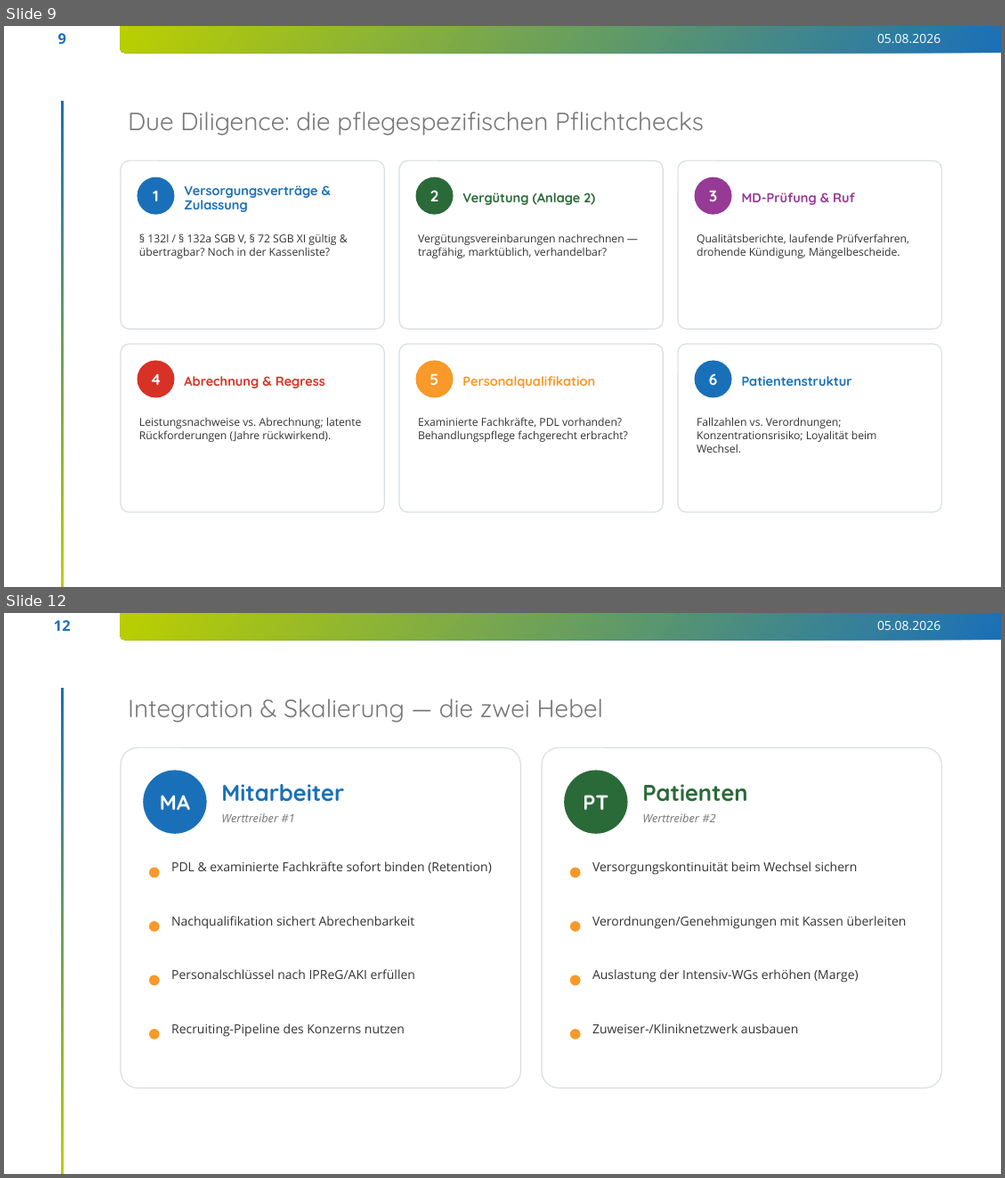
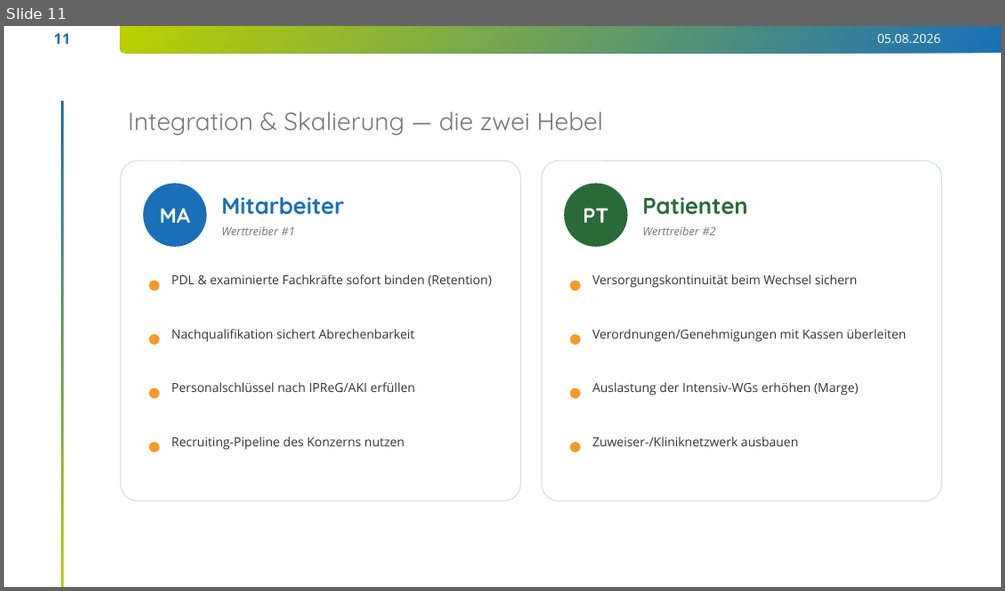
Before and after one commit to findingNemo0o0/repository, a slide deck: insolvenz-ma-pflege/InsolvenzProzess.pptx. Shown one above the other, each under a label of ours: slides 9 and 12 before the commit, slide 11 after it; the slides between them are not shown. The pictures are 1005x1178 and 1005x591 pixels, drawn with LibreOffice and Linux fonts; fonts in the diff are those of the drawing; background and template pictures are left out. Boxes give left, top, right and bottom in pixels: in the first picture for what was removed or moved away, otherwise in the second. Text is boxed around its words. In the diff, an @@ line names an element or a change of style, - is before the commit and + after.

```diff
--- a/insolvenz-ma-pflege/InsolvenzProzess.pptx
+++ b/insolvenz-ma-pflege/InsolvenzProzess.pptx
@@ slide 9 removed at box(4, 26, 1001, 587), background #FFFFFF; not listed: 4 template elements that a slide beside it also shows @@
@@ title removed at box(128, 111, 704, 135) @@
-Due Diligence: die pflegespezifischen Pflichtchecks
@@ rounded rectangle removed at box(121, 160, 385, 329) @@
@@ ellipse removed at box(138, 177, 175, 215) @@
-1
@@ text removed at box(184, 185, 317, 212) @@
-Versorgungsverträge & Zulassung
@@ rounded rectangle removed at box(399, 160, 663, 329) @@
@@ ellipse removed at box(416, 177, 453, 215) @@
-2
@@ rounded rectangle removed at box(678, 160, 942, 329) @@
@@ ellipse removed at box(695, 177, 732, 215) @@
-3
@@ text removed at box(462, 192, 595, 205) @@
-Vergütung (Anlage 2)
@@ text removed at box(742, 192, 855, 205) @@
-MD-Prüfung & Ruf
@@ text removed at box(139, 233, 336, 258) @@
-§ 132l / § 132a SGB V, § 72 SGB XI gültig & übertragbar? Noch in der Kassenliste?
@@ text removed at box(418, 233, 624, 258) @@
-Vergütungsvereinbarungen nachrechnen — tragfähig, marktüblich, verhandelbar?
@@ text removed at box(696, 233, 909, 258) @@
-Qualitätsberichte, laufende Prüfverfahren, drohende Kündigung, Mängelbescheide.
@@ rounded rectangle removed at box(121, 344, 385, 512) @@
@@ rounded rectangle removed at box(399, 344, 663, 512) @@
@@ rounded rectangle removed at box(678, 344, 942, 512) @@
@@ ellipse removed at box(138, 361, 175, 398) @@
-4
@@ ellipse removed at box(416, 361, 453, 398) @@
-5
@@ ellipse removed at box(695, 361, 732, 398) @@
-6
@@ text removed at box(184, 376, 325, 388) @@
-Abrechnung & Regress
@@ text removed at box(462, 376, 595, 388) @@
-Personalqualifikation
@@ text removed at box(742, 376, 852, 386) @@
-Patientenstruktur
@@ text removed at box(139, 417, 362, 442) @@
-Leistungsnachweise vs. Abrechnung; latente Rückforderungen (Jahre rückwirkend).
@@ text removed at box(418, 417, 627, 442) @@
-Examinierte Fachkräfte, PDL vorhanden? Behandlungspflege fachgerecht erbracht?
@@ text removed at box(696, 417, 877, 452) @@
-Fallzahlen vs. Verordnungen; Konzentrationsrisiko; Loyalität beim Wechsel.
@@ what was slide 12 is now slide 11 @@
@@ page number at box(54, 33, 71, 44): text changed @@
-12
+11
```
Also in this commit, not shown: 4 slides changed, 4 slides added, 4 other slides removed, 1 other file.
